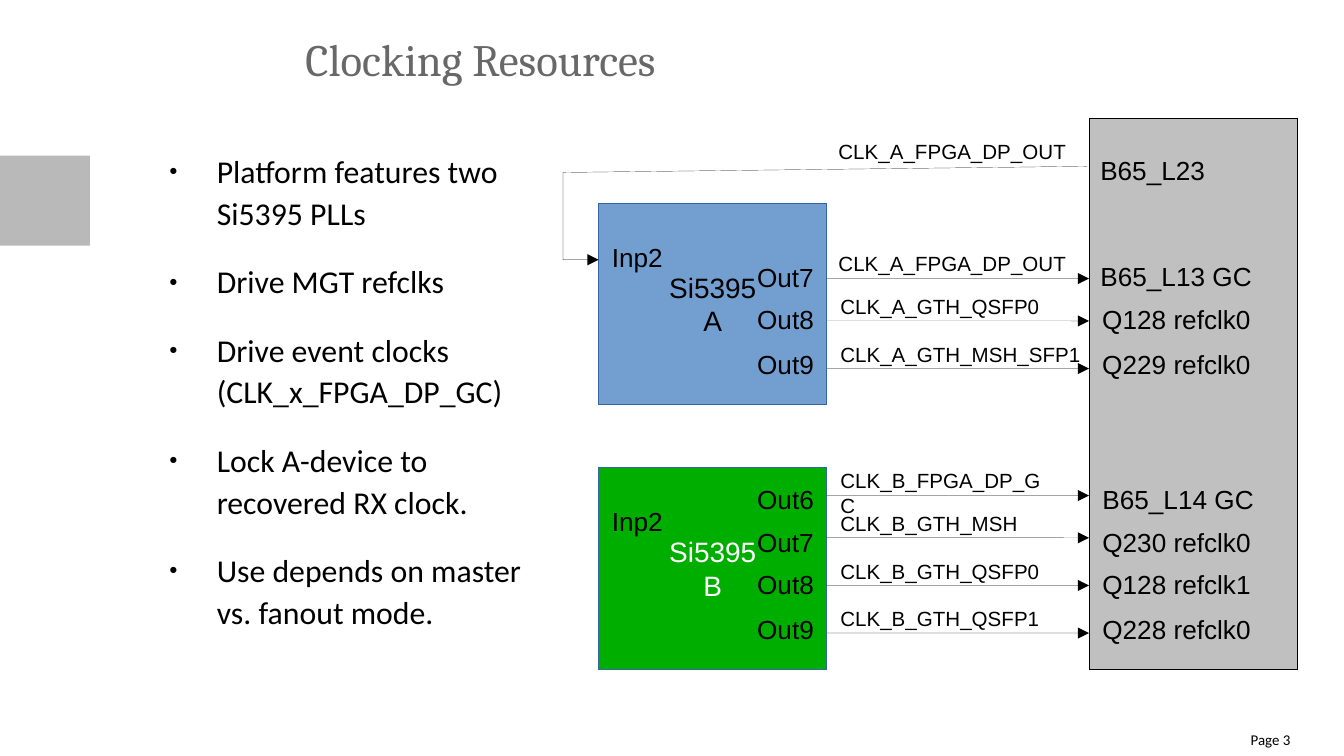
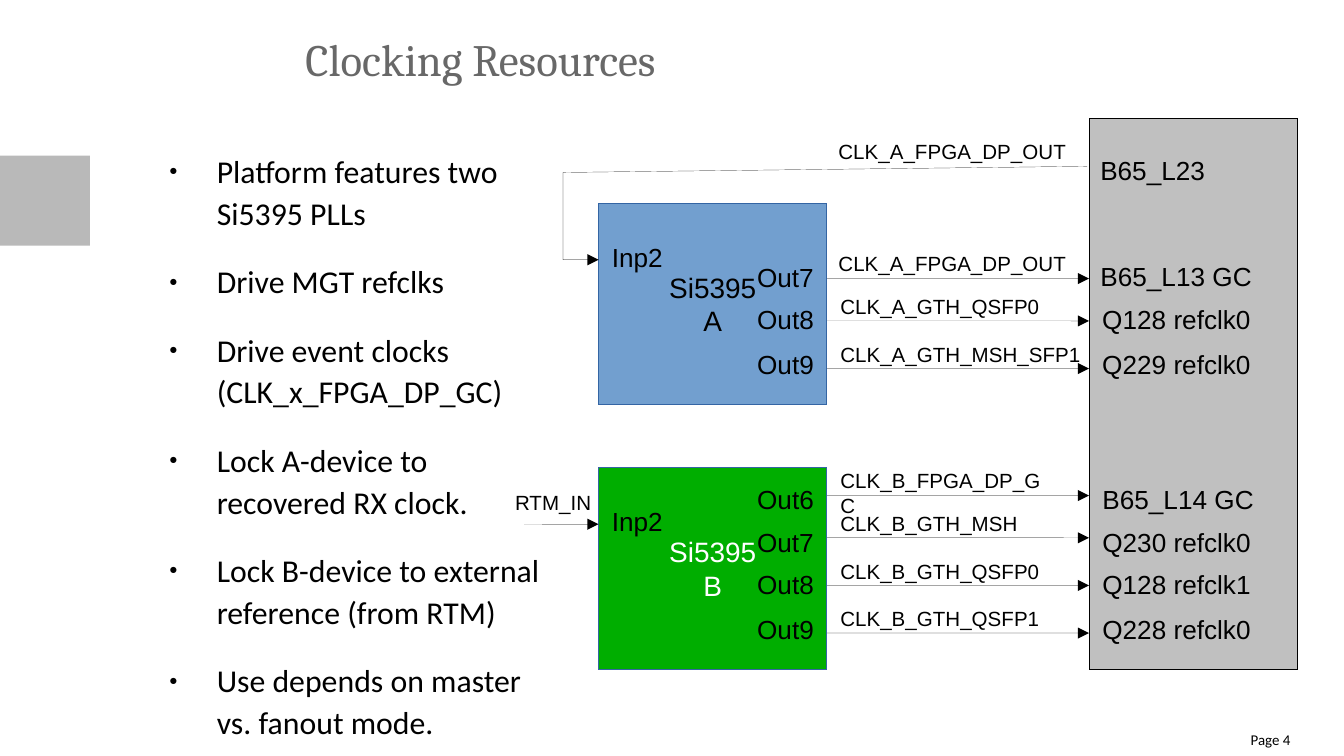
Before and after one commit to paulscherrerinstitute/CIO_EVM, a slide deck: slide 4 of doc/Clocking Notes.odp (slide 3 before the commit). Drawn at 1344x756 pixels with LibreOffice and Linux fonts; fonts in the diff are those of the drawing; background and template pictures are left out. Boxes give left, top, right and bottom in pixels: in the first picture for what was removed or moved away, otherwise in the second. Text is boxed around its words. In the diff, an @@ line names an element or a change of style, - is before the commit and + after.

```diff
--- a/doc/Clocking Notes.odp
+++ b/doc/Clocking Notes.odp
@@ text added at box(515, 496, 591, 514), 11 pt, text #000000 @@
+RTM_IN
@@ arrow added from (524, 524) to (598, 524), #000000 0 pt @@
@@ text at box(217, 560, 540, 628): paragraph added @@
+● Lock B-device to external reference (from RTM)
@@ page number at box(1251, 735, 1291, 748): text changed @@
-Page 3
+Page 4
```
Also in this commit, not shown: 4 other slides changed, 1 slide added, 1 other file.
